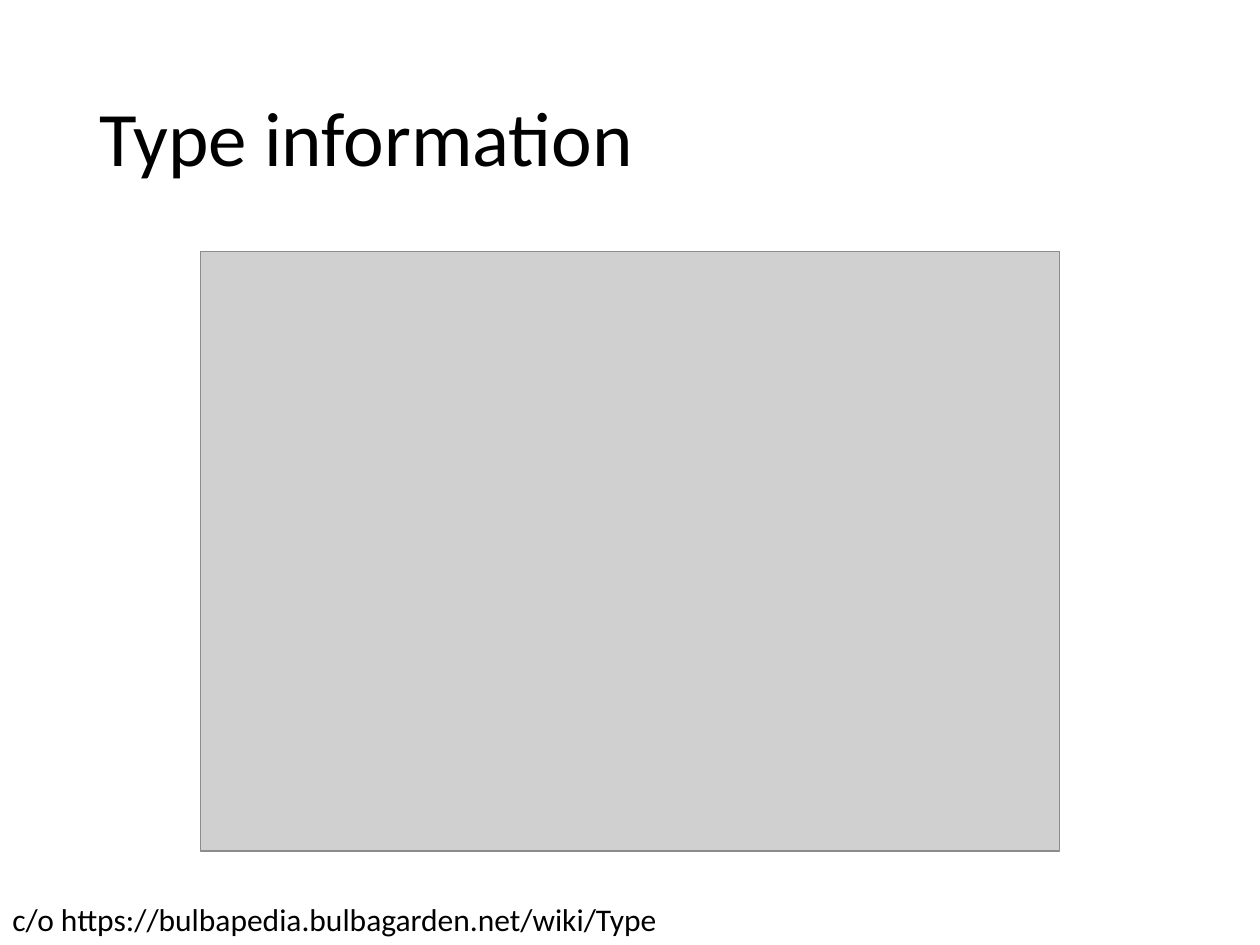
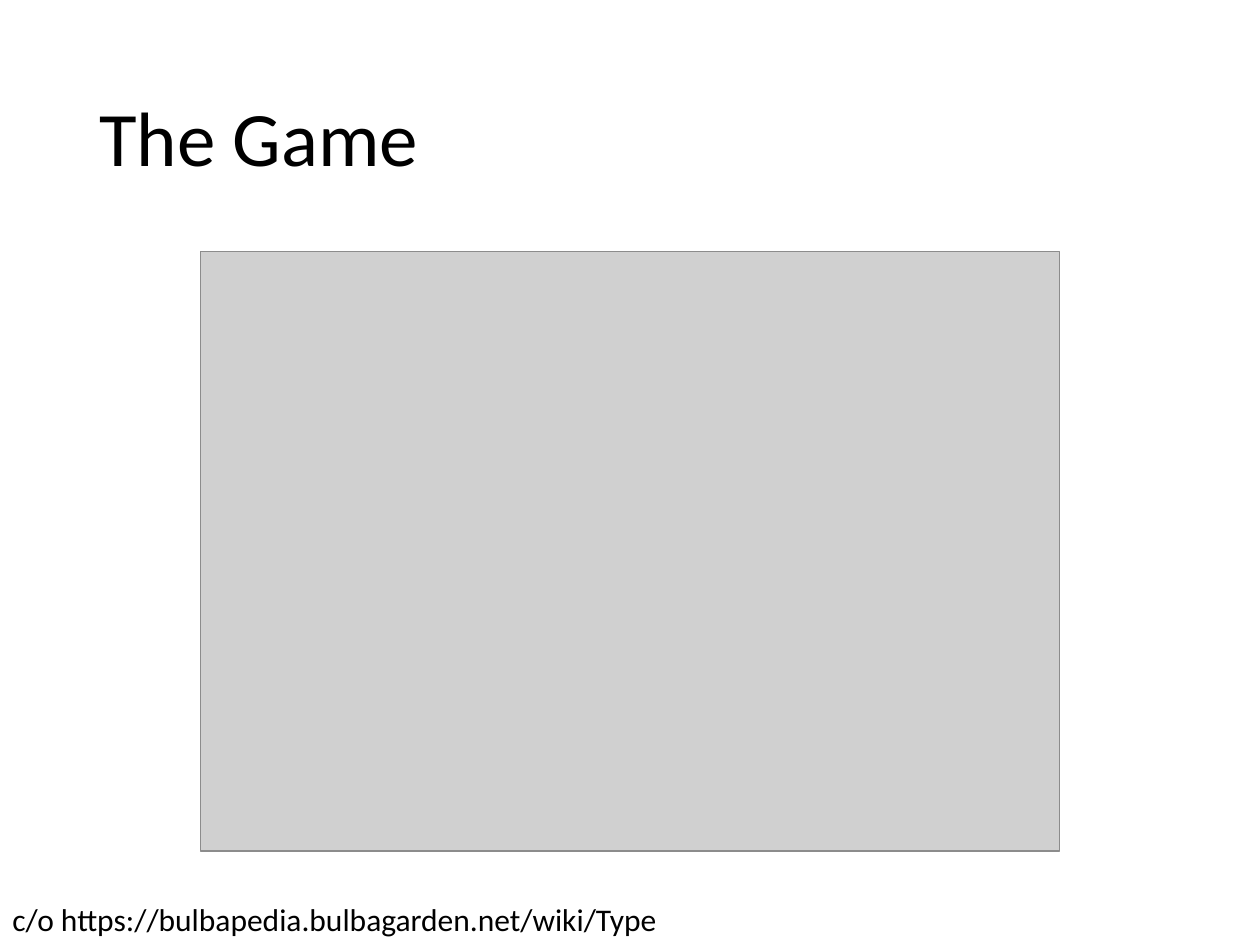
Before and after one commit to wwarriner/pokemon_battles, a slide deck: slide 7 of summary.pptx (slide 4 before the commit). Drawn at 1260x945 pixels with LibreOffice and Linux fonts; fonts in the diff are those of the drawing; grey boxes stand for pictures. Boxes give left, top, right and bottom in pixels: in the first picture for what was removed or moved away, otherwise in the second. Text is boxed around its words. In the diff, an @@ line names an element or a change of style, - is before the commit and + after.

```diff
--- a/summary.pptx
+++ b/summary.pptx
@@ title at [99, 112, 418, 167]: text changed @@
-Type information
+The Game
```
Also in this commit, not shown: 12 other slides changed, 8 slides added, 3 slides removed, 9 other files.
